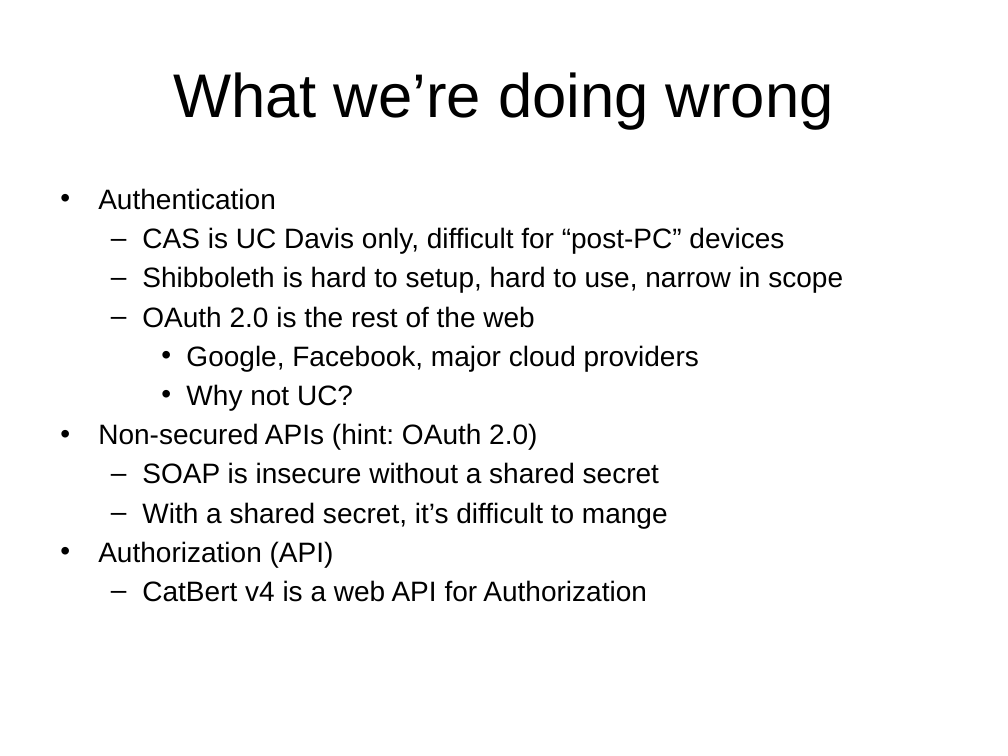
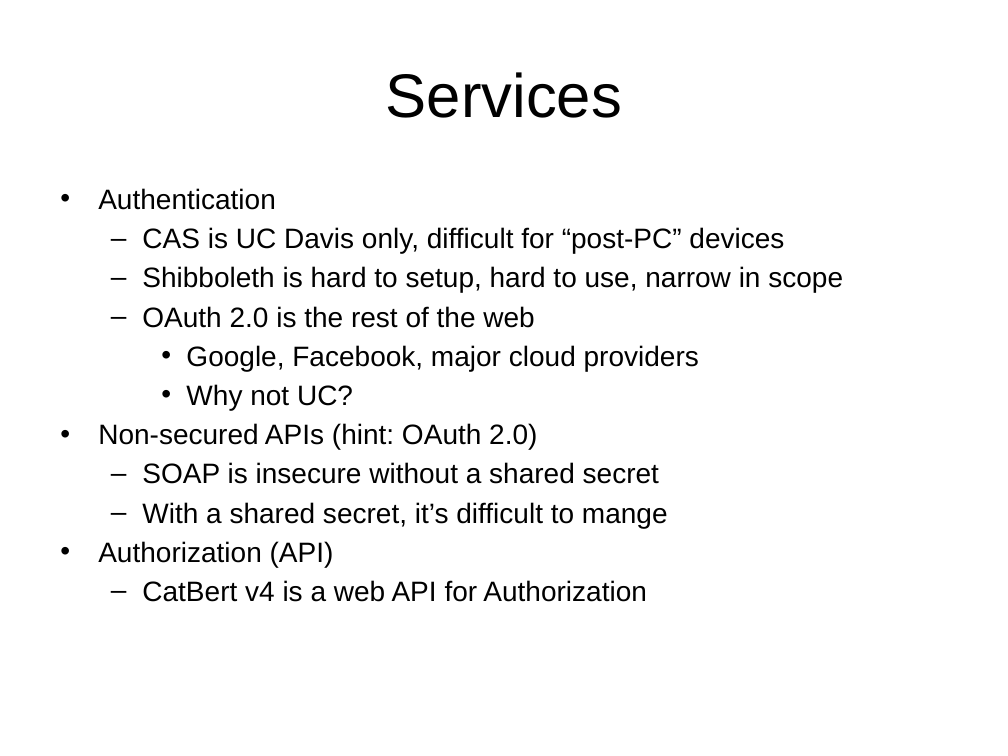
Before and after one commit to acgetchell/Presentations, a slide deck: slide 10 of TIF-Ignite.pptx. Drawn at 1008x756 pixels with LibreOffice and Linux fonts; fonts in the diff are those of the drawing; background and template pictures are left out. Boxes give left, top, right and bottom in pixels: in the first picture for what was removed or moved away, otherwise in the second. Text is boxed around its words. In the diff, an @@ line names an element or a change of style, - is before the commit and + after.

```diff
--- a/TIF-Ignite.pptx
+++ b/TIF-Ignite.pptx
@@ title at bbox=[386, 72, 622, 118]: text changed @@
-What we’re doing wrong
+Services
```
Also in this commit, not shown: 3 other slides changed, 5 slides added, 6 slides removed, 3 other files.
